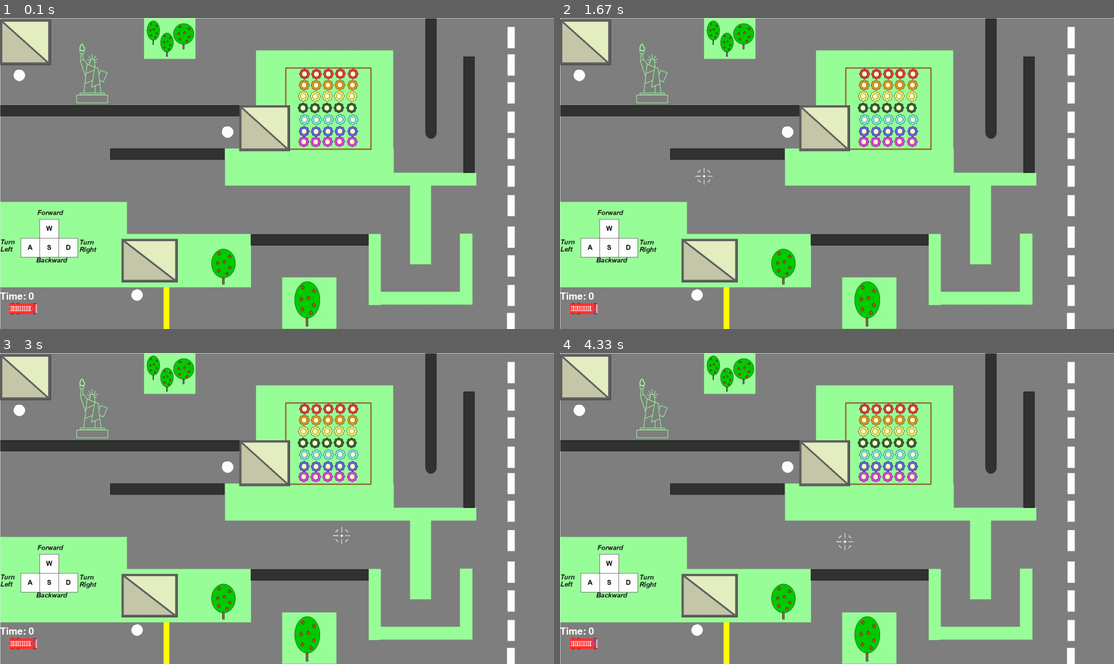
Above: before the commit, frames 1-4 (two rows, left to right).
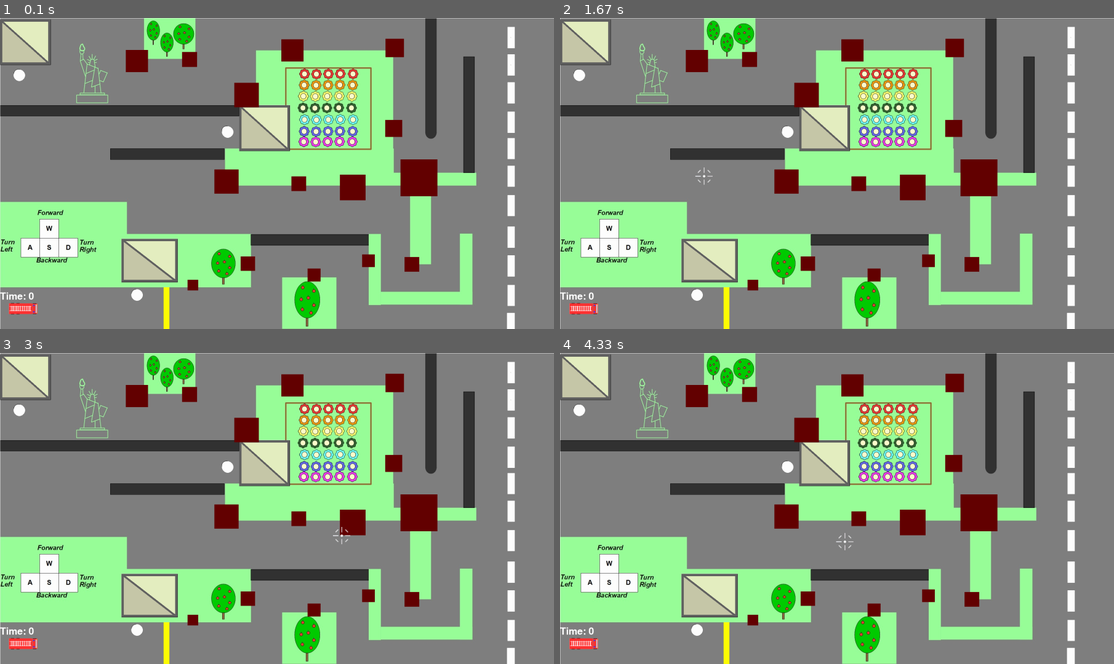
Above: after the commit, the same moments.

Repository: SilverSteelSam/PygameProject
Game: pygame game, started from main.py
The game is run twice, just before and just after one commit, with the same random seed, the same clock (stepped at 60 frames per second) and the same inputs.
Inputs (mouse positions are in pixels of both pictures, inside the frame that each line leads up to):
- Up to frame 1 (0.1 s): no input
- Up to frame 2 (1.67 s): hold Right 0.33-0.8 s; move the mouse to (814, 189) at 0.37 s; hold Up 0.83-1.13 s; move the mouse to (1014, 164) at 0.87 s; hold Right 1.17-1.63 s; move the mouse to (704, 176) at 1.2 s
- Up to frame 3 (3 s): hold Left 1.67-2.2 s; move the mouse to (105, 461) at 1.7 s; hold Down 2.23-2.53 s; move the mouse to (360, 399) at 2.27 s; hold Left 2.57-2.97 s; move the mouse to (343, 536) at 2.6 s
- Up to frame 4 (4.33 s): hold Up 3-3.37 s; move the mouse to (848, 402) at 3.03 s; hold Right 3.4-4.03 s; move the mouse to (637, 499) at 3.43 s; hold Down from 4.07 s (still down); move the mouse to (842, 542) at 4.1 s

The runs differ from the first frame. In frame 1, 3.7% of the frame differs, in the area x 22-79%, y 6-88%; in frame 2, 3.7%; in frame 3, 3.7%; in frame 4, 3.7%.

Commit message:
added fire on trace

Diff:
--- a/main.py
+++ b/main.py
@@ -12,6 +12,7 @@
                      (1366, 768), (1600, 900), (1920, 1080)])
 fps_list = cycle([30, 60, 120])
 SCORE = [0, 0, 0]
+CHOKED_FIRE = []
 
 
 class Player(pygame.sprite.Sprite):  # Класс игрока, описывающий функционал персонажа
@@ -917,9 +918,6 @@
 
         display.blit(fon, (0, 0))
 
-        if draw_crosshair[0]:
-            display.blit(crosshair, (draw_crosshair[1][0],
-                                     draw_crosshair[1][1]))
         car.update()
         bullets_group.update()
         timer.update()
@@ -931,6 +929,9 @@
         startline.draw(display)
         car.draw(display)
         timer.draw(display)
+        if draw_crosshair[0]:
+            display.blit(crosshair, (draw_crosshair[1][0],
+                                     draw_crosshair[1][1]))
 
         for sprite in bullets_group:
             if pygame.sprite.spritecollideany(sprite, trace):
@@ -943,6 +944,7 @@
                         sound = pygame.mixer.Sound('data/sounds/fire_extinguish.wav')
                         sound.set_volume(0.05)
                         sound.play()
+                        CHOKED_FIRE.append(wall)
                         wall.kill()
 
         for portal in portals:
@@ -964,6 +966,8 @@
                      Player(x, y, num_of_shoots=num, level=lvl),
                      keys=pygame.sprite.Group())
                 car.set_pos(pos)
+                while CHOKED_FIRE:
+                    trace.add(CHOKED_FIRE.pop())
 
         if pygame.sprite.collide_rect(car, startline):
             timer.start()
@@ -994,7 +998,23 @@
              MazeWall((1479, 400), 26, 14, color=1),
              MazeWall((421, 767), 194, 150, color=1),
              MazeWall((829, 303), 175, 158, color=1),
-             MazeWall((0, 5), 175, 157, color=1)
+             MazeWall((0, 5), 175, 157, color=1),
+
+             MazeWall((436, 111), 77, 77, isfire=True),
+             MazeWall((631, 118), 52, 52, isfire=True),
+             MazeWall((812, 225), 85, 85, isfire=True),
+             MazeWall((975, 74), 77, 77, isfire=True),
+             MazeWall((1336, 72), 64, 64, isfire=True),
+             MazeWall((1335, 354), 59, 59, isfire=True),
+             MazeWall((743, 526), 84, 84, isfire=True),
+             MazeWall((1010, 550), 51, 51, isfire=True),
+             MazeWall((1178, 544), 89, 89, isfire=True),
+             MazeWall((1388, 491), 128, 128, isfire=True),
+             MazeWall((650, 909), 37, 37, isfire=True),
+             MazeWall((834, 828), 50, 50, isfire=True),
+             MazeWall((1066, 870), 45, 45, isfire=True),
+             MazeWall((1255, 821), 44, 44, isfire=True),
+             MazeWall((1402, 830), 51, 51, isfire=True)
              )
 race(pygame.display.set_mode(RESOLUTION),
      (80, 1010), trace)
